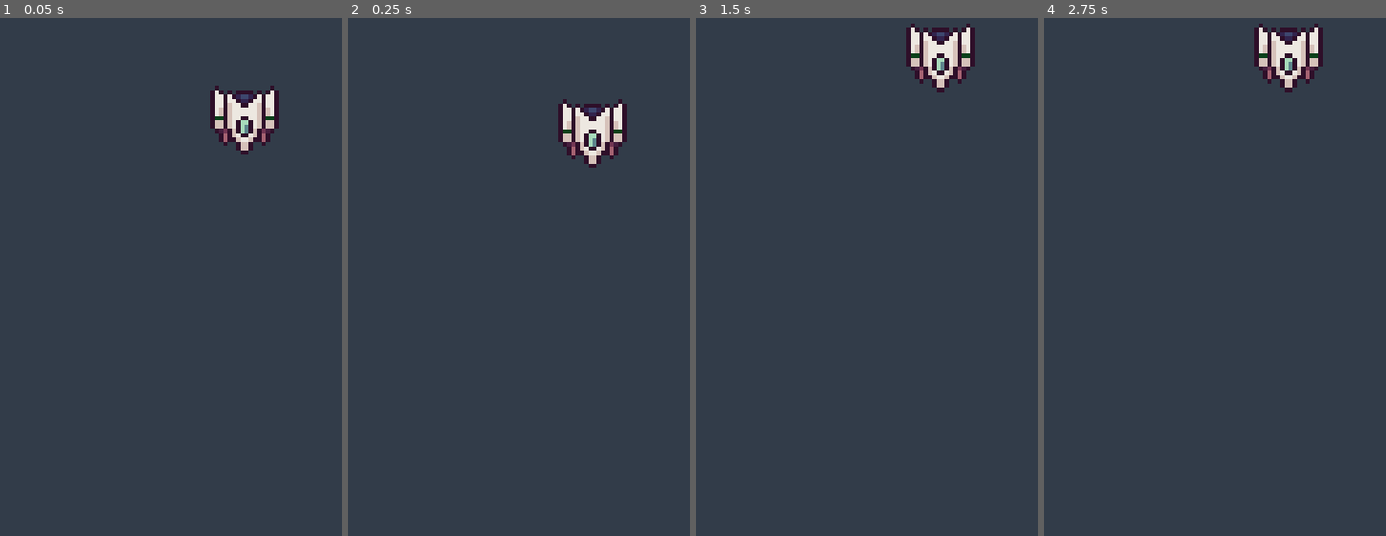
Above: before the commit, frames 1-4 (left to right).
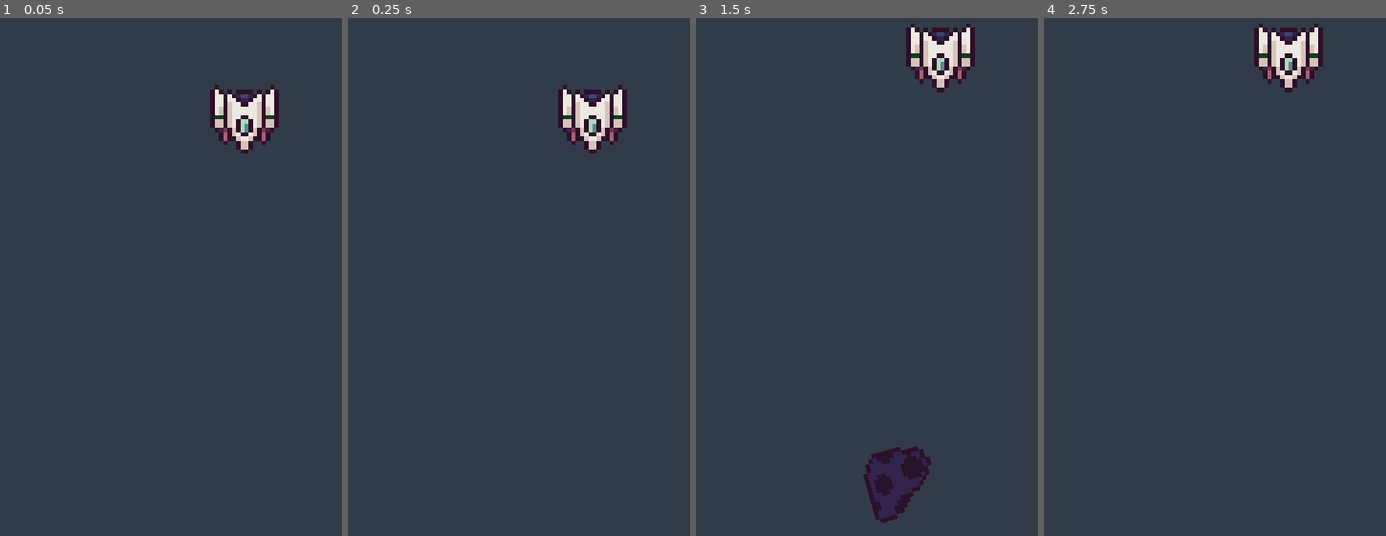
Above: after the commit, the same moments.

Repository: shadow-crafter/ROCKET-BOUNCE
Game: Godot game, scene res://scenes/game/game_scene.tscn
Same seed, same stepped clock (60 frames per second), same inputs: the game is played once before the commit and once after it. Before the commit the project starts from res://scenes/player/char.tscn.
Inputs:
- Up to frame 1 (0.05 s): no input
- Up to frame 2 (0.25 s): no input
- Up to frame 3 (1.5 s): tap Space (THEBUTTON) at 0.6, 1.35 s
- Up to frame 4 (2.75 s): tap Enter at 2 s; tap Space (THEBUTTON) at 2.1 s

The runs differ from the first frame. In frame 1, 0.2% of the frame differs, in the area x 61-82%, y 12-27%; in frame 2, 2.0%, in the area x 61-82%, y 12-29%; in frame 3, 1.0%; in frame 4, nothing differs.

Commit message:
added asteroids

Diff:
--- a/project.godot
+++ b/project.godot
@@ -11,7 +11,7 @@
 [application]
 
 config/name="BUTTON ONE"
-run/main_scene="res://scenes/player/char.tscn"
+run/main_scene="res://scenes/game/game_scene.tscn"
 config/features=PackedStringArray("4.1", "GL Compatibility")
 config/icon="res://icon.svg"
 
--- a/scenes/Obstacles/asteroid.gd
+++ b/scenes/Obstacles/asteroid.gd
@@ -1,9 +1,24 @@
 class_name asteroid extends RigidBody2D
+
+@export var min_speed: float
+@export var max_speed: float
+
+@export var rotation_speed_min: float
+@export var rotation_speed_max: float
+
+var direction: float
+var rotation_speed : float
 
 @onready var sprite: Sprite2D = $Sprite
 
 func _ready() -> void:
 	sprite.frame = randi_range(0, 3)
+	rotation_speed = deg_to_rad(randi_range(rotation_speed_min, rotation_speed_max))
+
+	linear_velocity = Vector2(randf_range(min_speed, max_speed), 0).rotated(rotation)
+
+func _process(delta: float) -> void:
+	sprite.rotate(rotation_speed * delta)
 
 func _on_visible_on_screen_notifier_2d_screen_exited() -> void:
 	queue_free()
--- a/scenes/Obstacles/asteroid.tscn
+++ b/scenes/Obstacles/asteroid.tscn
@@ -7,7 +7,12 @@
 radius = 8.0
 
 [node name="Asteroid" type="RigidBody2D"]
+collision_layer = 4
+collision_mask = 0
+gravity_scale = 0.0
 script = ExtResource("1_q014c")
+min_speed = 100.0
+max_speed = 150.0
 
 [node name="Sprite" type="Sprite2D" parent="."]
 texture = ExtResource("1_j7624")
--- a/scenes/game/asteroid_spawner.gd
+++ b/scenes/game/asteroid_spawner.gd
@@ -3,8 +3,19 @@
 @export var asteroid_scene: PackedScene
 
 @onready var spawn_timer: Timer = $SpawnTimer
-@onready var spawn_path1: Path2D = $Path1
-@onready var spawn_path2: Path2D = $Path2
+@onready var spawn_paths: Array[Path2D] = [$Path1, $Path2]
 
 func _on_spawn_timer_timeout() -> void:
-	var new_asteroid = asteroid_scene.instantiate()
+	var new_asteroid: asteroid = asteroid_scene.instantiate()
+
+	var spawn_path: PathFollow2D = spawn_paths.pick_random().get_child(0)
+
+	spawn_path.progress_ratio = randf()
+
+	var direction: float = (spawn_path.rotation + PI / 2) + randf_range(-PI / 4, PI / 4)
+
+	new_asteroid.position = spawn_path.position
+	new_asteroid.rotation = direction
+	new_asteroid.direction = direction
+
+	add_child(new_asteroid)
--- a/scenes/game/asteroid_spawner.tscn
+++ b/scenes/game/asteroid_spawner.tscn
@@ -5,7 +5,7 @@
 
 [sub_resource type="Curve2D" id="Curve2D_vc50w"]
 _data = {
-"points": PackedVector2Array(0, 0, 0, 0, -57, -47, 0, 0, 0, 0, -57, 97)
+"points": PackedVector2Array(0, 0, 0, 0, -57, 97, 0, 0, 0, 0, -57, -47)
 }
 point_count = 2
 
@@ -22,8 +22,16 @@
 [node name="Path1" type="Path2D" parent="."]
 curve = SubResource("Curve2D_vc50w")
 
+[node name="Follow" type="PathFollow2D" parent="Path1"]
+position = Vector2(-57, 97)
+rotation = -1.5708
+
 [node name="Path2" type="Path2D" parent="."]
 curve = SubResource("Curve2D_5jp62")
+
+[node name="Follow" type="PathFollow2D" parent="Path2"]
+position = Vector2(57, -47)
+rotation = 1.5708
 
 [node name="SpawnTimer" type="Timer" parent="."]
 autostart = true
--- a/scenes/player/player.gd
+++ b/scenes/player/player.gd
@@ -11,7 +11,7 @@
 	move_player(delta)
 
 func move_player(delta: float) -> void:
-	velocity.y = move_toward(velocity.y, TERMINAL_VEL, GRAVITY * delta)
+	#velocity.y = move_toward(velocity.y, TERMINAL_VEL, GRAVITY * delta)
 
 	player_jump()
 
